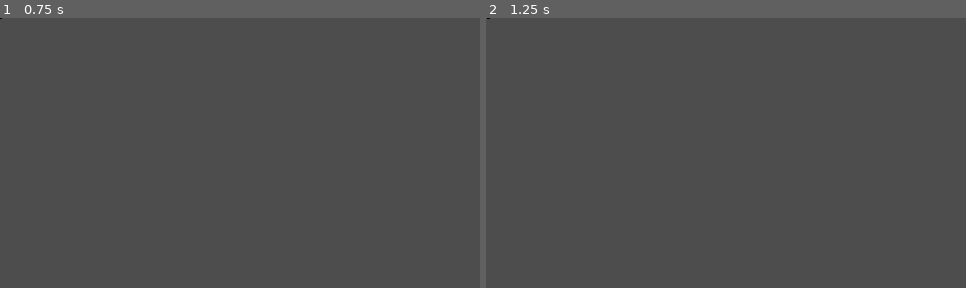
Above: before the commit, frames 1-2 (left to right).
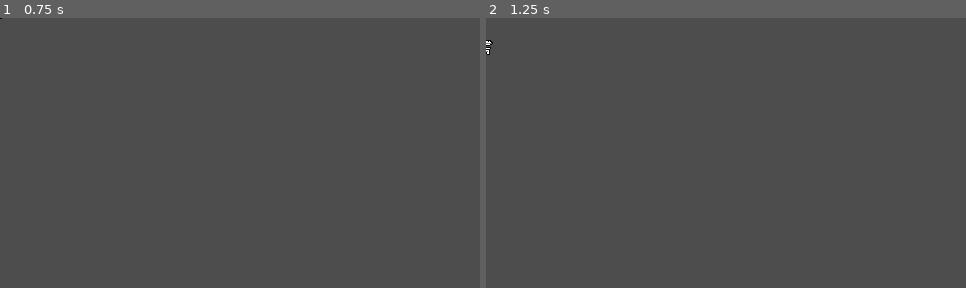
Above: after the commit, the same moments.

Repository: ToxicPoison/tiny-multi
Game: Godot game, scene res://player/player.tscn
The game is run twice, just before and just after one commit, with the same random seed, the same clock (stepped at 60 frames per second) and the same inputs. This scene is started directly instead of the project's main scene.
Inputs (mouse positions are in pixels of both pictures, inside the frame that each line leads up to):
- Up to frame 1 (0.75 s): tap Enter at 0.5 s; move the mouse to (345, 139) at 0.52 s; press the mouse at (345, 139) at 0.53 s; hold D (right) from 0.53 s (still down)
- Up to frame 2 (1.25 s): keep holding D (right); tap Space (jump, bound only after the commit) at 0.77, 0.8, 1.07 s

Frame 1 is identical in both runs. In frame 2, less than 0.1% of the frame differs, in the area x 0-2%, y 0-14%.
Error before the commit: Invalid access to property or key 'position' on a base object of type 'Nil'. (res://player/player.gd:93)
Error after the commit: Invalid access to property or key 'position' on a base object of type 'Nil'. (res://player/player.gd:124)

Commit message:
Added bullet
Doesn't work... but it flies!

Diff:
--- /dev/null
+++ b/game/bullet/bullet.gd
@@ -0,0 +1,37 @@
+extends Area2D
+
+var direction := Vector2.ZERO
+var sender : Node2D
+var p_velocity := Vector2.ZERO # player's velocity when they fired the bullet
+const SPEED := 500.0
+const EXPLODE_TIME := 0.8
+const TILE_SIZE := 16
+@onready var time := EXPLODE_TIME
+
+func tile_position(point : Vector2) -> Vector2i:
+	var pos_rounded = point.round() / TILE_SIZE
+	if pos_rounded.x < 0: pos_rounded.x -= 1
+	if pos_rounded.y < 0: pos_rounded.y -= 1
+	return pos_rounded
+
+func _ready():
+	if is_multiplayer_authority():
+		connect("body_entered", on_body_entered)
+
+func _physics_process(delta):
+	global_position += (direction * SPEED + p_velocity) * delta
+	if not is_multiplayer_authority(): return
+	time -= delta
+	if time < 0.0:
+		explode()
+
+func explode():
+	print("bye guys")
+	queue_free()
+	#knock players away
+	#damage the tower
+	#break surrounding tiles
+
+func on_body_entered(body):
+	if is_multiplayer_authority() and body != sender:
+		explode()
--- /dev/null
+++ b/game/bullet/bullet.tscn
@@ -0,0 +1,20 @@
+[gd_scene load_steps=4 format=3 uid="uid://bjusxxc8sdpsq"]
+
+[ext_resource type="Script" path="res://game/bullet/bullet.gd" id="1_7gyu8"]
+[ext_resource type="Texture2D" uid="uid://l7ovs47ihylv" path="res://game/bullet/bullet.png" id="1_oteb7"]
+
+[sub_resource type="CircleShape2D" id="CircleShape2D_yneau"]
+radius = 4.0
+
+[node name="Bullet" type="Area2D"]
+texture_filter = 1
+collision_layer = 0
+collision_mask = 7
+monitorable = false
+script = ExtResource("1_7gyu8")
+
+[node name="CollisionShape2D" type="CollisionShape2D" parent="."]
+shape = SubResource("CircleShape2D_yneau")
+
+[node name="Bullet" type="Sprite2D" parent="."]
+texture = ExtResource("1_oteb7")
--- a/level/objects/tower.gd
+++ b/level/objects/tower.gd
@@ -1,7 +1,13 @@
 extends StaticBody2D
 
 @export_enum("Red", "Blue", "Green", "Purple") var team : int = 0
-const COLORS = [Color.LIGHT_CORAL, Color.ROYAL_BLUE]
+const COLORS = [Color.ORANGE_RED, Color.ROYAL_BLUE]
+const MAX_HEALTH := 120
+@onready var health := MAX_HEALTH
 
 func _ready():
 	modulate = COLORS[team]
+
+func set_health(new_health : float) -> void:
+	health = new_health
+	$Sprite.frame = 3 - health / (MAX_HEALTH / 3)
--- a/level/objects/tower.tscn
+++ b/level/objects/tower.tscn
@@ -6,15 +6,16 @@
 [sub_resource type="RectangleShape2D" id="RectangleShape2D_60j0x"]
 size = Vector2(54, 12)
 
-[node name="Tower" type="StaticBody2D"]
+[node name="Tower" type="AnimatableBody2D"]
 texture_filter = 1
 collision_layer = 4
 collision_mask = 4
 script = ExtResource("1_450tt")
 
-[node name="Tower" type="Sprite2D" parent="."]
+[node name="Sprite" type="Sprite2D" parent="."]
 texture = ExtResource("1_ycm45")
 offset = Vector2(1, -16)
+hframes = 4
 
 [node name="CollisionShape2D" type="CollisionShape2D" parent="."]
 shape = SubResource("RectangleShape2D_60j0x")
--- a/player/player.gd
+++ b/player/player.gd
@@ -5,7 +5,9 @@
 const WALK_FRAMES := 4
 const FRICTION_FACTOR : float = 0.5
 const TILE_SIZE := 16
-const COLORS = [Color.LIGHT_CORAL, Color.ROYAL_BLUE]
+const COLORS = [Color.ORANGE_RED, Color.ROYAL_BLUE]
+const BULLET_SCENE = preload("res://game/bullet/bullet.tscn")
+
 
 var crosshair : Object
 var camera : Camera2D
@@ -22,6 +24,12 @@
 
 var player_tiles : TileMap ##if get_cell_source_id < 0: then fall
 var level_tiles : TileMap
+
+var z_speed := 0.0
+var z_position := 0.0
+var on_ground := true
+const JUMP_SPEED := 160.0
+const GRAVITY := 980.0
 var travel : float = 0.0
 var prev_pos := Vector2.ZERO
 var target := Vector2.ZERO
@@ -45,8 +53,16 @@
 	return pos_rounded
 
 @rpc("any_peer", "call_local", "reliable")
-func shoot(direction : Vector2) -> void:
-	print("bang")
+func shoot(direction : Vector2, p_velocity : Vector2) -> void:
+	var new_bullet = BULLET_SCENE.instantiate()
+	new_bullet.set_multiplayer_authority(get_multiplayer_authority())
+	get_parent().add_child(new_bullet)
+	new_bullet.position = position
+	new_bullet.direction = direction
+	new_bullet.p_velocity = p_velocity
+	new_bullet.modulate = modulate
+	new_bullet.sender = self
+
 
 func build() -> void:
 	if global_target.distance_squared_to(position) > 6400.0: return
@@ -66,6 +82,9 @@
 
 func _unhandled_input(event):
 	if not is_multiplayer_authority(): return
+	if event.is_action_pressed("jump") and on_ground:
+		z_speed = -JUMP_SPEED
+		on_ground = false
 	if event.is_action_pressed("changeItemUp"):
 		buildable = (buildable + 1) % num_buildables
 		ui.change_selection(buildable)
@@ -74,11 +93,23 @@
 		print(buildable)
 		ui.change_selection(buildable)
 
+func knock_back(k_velocity : Vector3):
+	velocity = Vector2(k_velocity.x, k_velocity.y)
+	z_speed = k_velocity.z
 
 func _physics_process(delta):
 	if is_multiplayer_authority():
+		if not on_ground:
+			z_speed += GRAVITY * delta
+			z_position += z_speed * delta
+			if z_position > 0.0 and (check_for_tile(tile_position(position), 0) or check_for_tile(tile_position(position), 1)):
+				on_ground = true
+				z_position = 0.0
+				z_speed = 0.0
+		$Body.offset = Vector2(0.0, z_position - 7.0)
+
 		var direction = Input.get_vector("left", "right", "up", "down")
-		velocity = velocity.lerp(direction * SPEED, FRICTION_FACTOR)
+		if on_ground: velocity = velocity.lerp(direction * SPEED, FRICTION_FACTOR)
 
 		# player fall into water if check_tile yields false for both (and, later, if ysort >= 0)
 
@@ -100,7 +131,7 @@
 
 		shoot_cooldown = maxf(shoot_cooldown - delta, 0.0)
 		if shoot_cooldown < 0.1 and Input.is_action_pressed("shoot"):
-			shoot.rpc(global_target)
+			shoot.rpc((global_target - position).normalized(), velocity)
 			shoot_cooldown = SHOOT_RATE
 
 		move_and_slide()
--- a/player/player.tscn
+++ b/player/player.tscn
@@ -10,6 +10,9 @@
 properties/0/path = NodePath(".:position")
 properties/0/spawn = true
 properties/0/replication_mode = 2
+properties/1/path = NodePath("Body:offset")
+properties/1/spawn = true
+properties/1/replication_mode = 1
 
 [node name="Player" type="CharacterBody2D"]
 texture_filter = 1
--- a/project.godot
+++ b/project.godot
@@ -68,6 +68,11 @@
 "events": [Object(InputEventMouseButton,"resource_local_to_scene":false,"resource_name":"","device":-1,"window_id":0,"a …(257 unchanged characters)…
 ]
 }
+jump={
+"deadzone": 0.5,
+"events": [Object(InputEventKey,"resource_local_to_scene":false,"resource_name":"","device":-1,"window_id":0,"alt_pressed":false,"shift_pressed":false,"ctrl_pressed":false,"meta_pressed":false,"pressed":false,"keycode":0,"physical_keycode":32,"key_label":0,"unicode":32,"echo":false,"script":null)
+]
+}
 
 [rendering]
 
Binary file added: game/bullet/bullet.png
Not shown, added: game/bullet/bullet.png.import
Binary file changed: level/objects/tower.png
